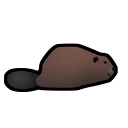
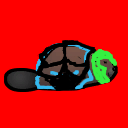
Before/after of a (128, 128) layered artwork. What changed in the layer stack:
added layer "p-h-sketch" above "p-a-sketch" over [91, 49, 117, 85]
added layer "p-a-sketch" above "c-sketch" over [35, 40, 99, 91]
added layer "c-sketch" above "Beaver_east.png" over [35, 42, 94, 90]
added layer "bg" over [0, 0, 128, 128]
